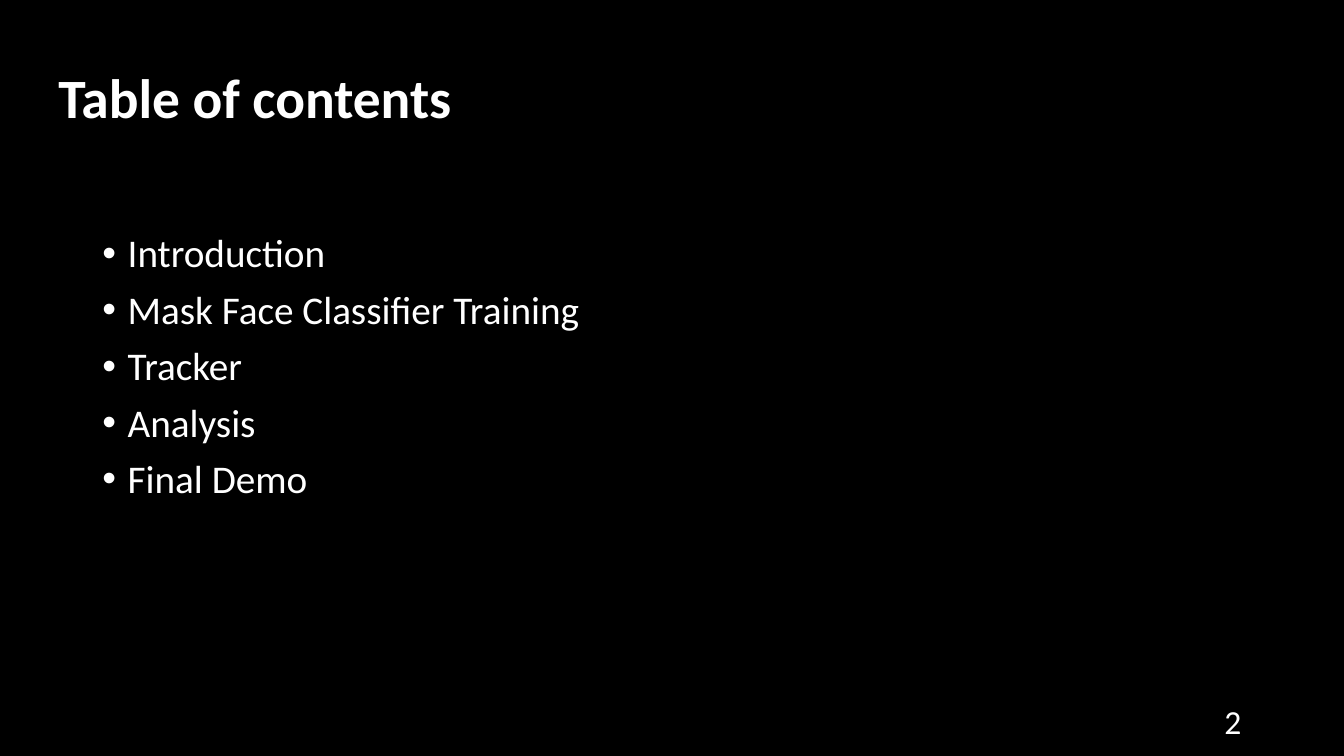
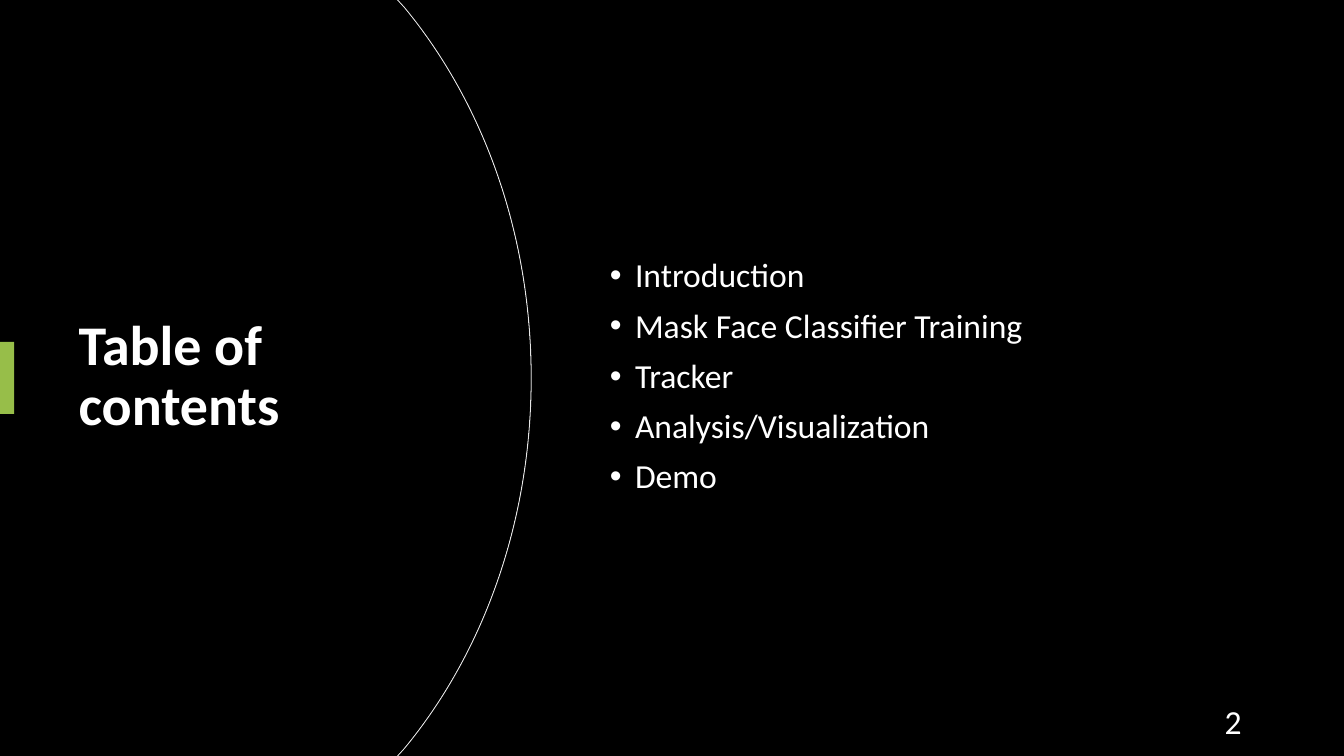
Before and after one commit to AxotZero/NTUSTxIntel--MaskFaceDetection, a slide deck: slide 2 of MaskDetection.pptx. Drawn at 1344x756 pixels with LibreOffice and Linux fonts; fonts in the diff are those of the drawing. Boxes give left, top, right and bottom in pixels: in the first picture for what was removed or moved away, otherwise in the second. Text is boxed around its words. In the diff, an @@ line names an element or a change of style, - is before the commit and + after.

```diff
--- a/MaskDetection.pptx
+++ b/MaskDetection.pptx
@@ freeform shape added at (0, 0, 531, 756), fill #000000, outline #E6E6E6 0.75 pt @@
@@ freeform shape added at (0, 0, 530, 756), fill #000000 @@
@@ text "Introduction": place and size @@
-text "Introduction" at (128, 239, 579, 494)
+text "Introduction" at (635, 263, 1022, 489)
@@ text "Introduction" at (635, 263, 1022, 489): vertical alignment top to middle @@
@@ title "Table of contents": place and size @@
-title "Table of contents" at (58, 79, 451, 119)
+title "Table of contents" at (79, 325, 280, 426)
@@ title "Table of contents" at (79, 325, 280, 426): size 39.6 to 40 pt @@
@@ text at (635, 263, 1022, 389): size 28 to 24 pt in "Introduction", "Mask Face Classifier Training", "Tracker" @@
@@ rectangle added at (0, 342, 14, 414), fill #97BE49 @@
@@ text at (635, 414, 929, 489): text changed; size 28 to 24 pt @@
-• Analysis
-• Final Demo
+• Analysis/Visualization
+• Demo
```
Also in this commit, not shown: 18 other slides changed, 8 slides added, 3 slides removed, 46 other files.
